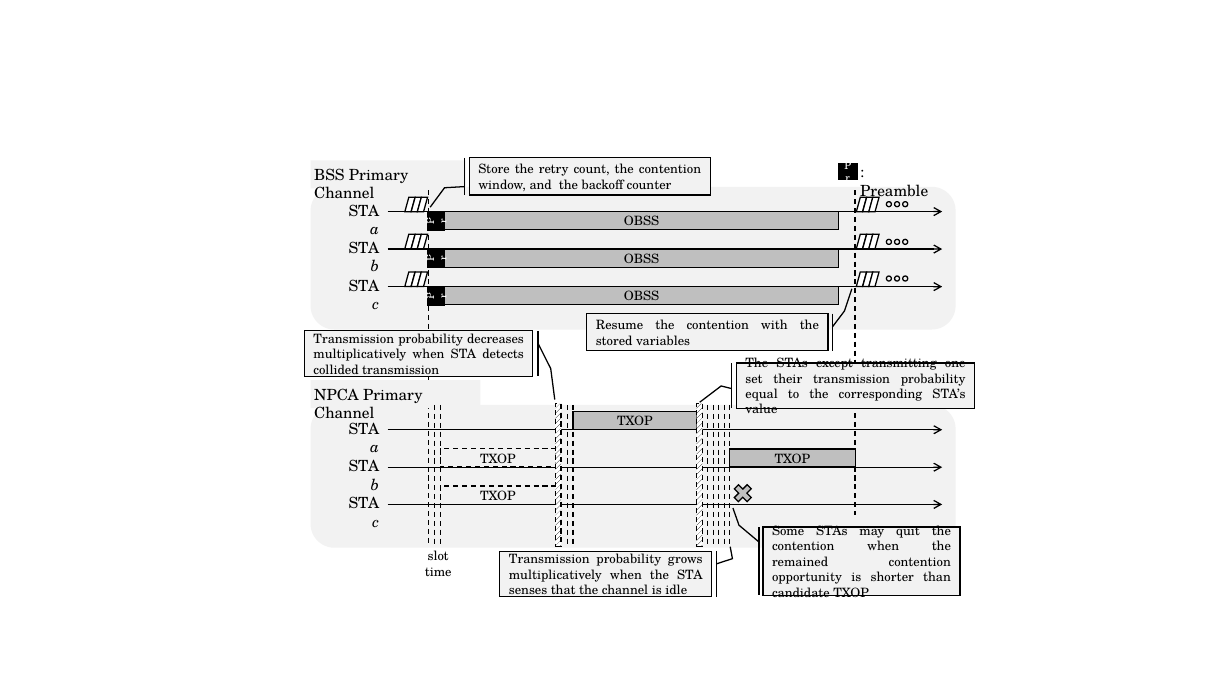
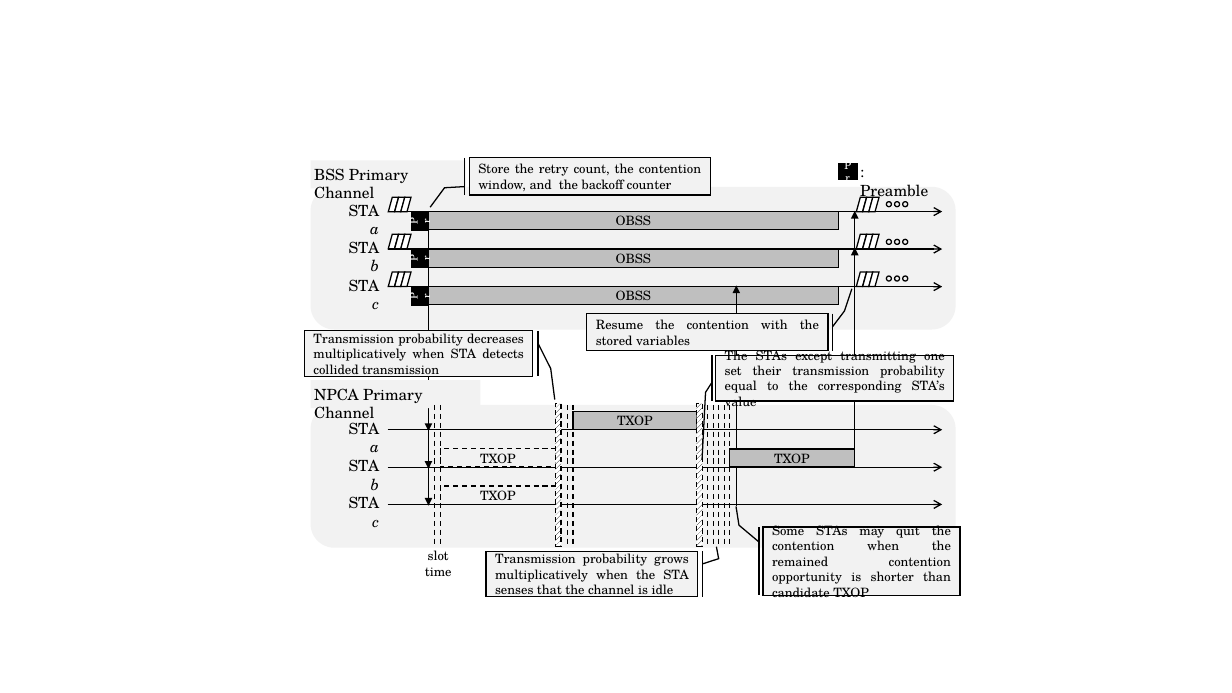
Before and after one commit to crazytb/pace, a slide deck: slide 3 of PACE.pptx. Drawn at 1232x693 pixels with LibreOffice and Linux fonts; fonts in the diff are those of the drawing. Boxes give left, top, right and bottom in pixels: in the first picture for what was removed or moved away, otherwise in the second. Text is boxed around its words. In the diff, an @@ line names an element or a change of style, - is before the commit and + after.

```diff
--- a/PACE.pptx
+++ b/PACE.pptx
@@ rectangle "OBSS" resized from (x1=445, y1=212, x2=839, y2=230) to (x1=428, y1=212, x2=838, y2=230) @@
@@ arrow added from (429, 211) to (429, 431), #000000 1 pt @@
@@ arrow added from (855, 431) to (855, 211), #000000 1 pt @@
@@ rectangle "OBSS" resized from (x1=445, y1=250, x2=839, y2=268) to (x1=428, y1=250, x2=838, y2=268) @@
@@ line moved from (429, 190) - (429, 545) to (429, 249) - (429, 469) @@
@@ line (429, 249) - (429, 469): line to arrow; stroke #000000 1 pt dashed to #000000 1 pt @@
@@ line moved from (855, 190) - (855, 515) to (855, 468) - (855, 248) @@
@@ line (855, 468) - (855, 248): line to arrow; stroke #000000 1 pt dashed to #000000 1 pt @@
@@ 3 parallelograms moved together from (x1=418, y1=198, x2=428, y2=287) to (x1=388, y1=198, x2=398, y2=287) @@
@@ 3 rectangles, 3 parallelograms, 1 accent border callout moved together from (x1=411, y1=198, x2=712, y2=597) to (x1=395, y1=198, x2=698, y2=597) @@
@@ 3 parallelograms moved together from (x1=405, y1=198, x2=415, y2=287) to (x1=401, y1=198, x2=411, y2=287) @@
@@ rectangle "OBSS" resized from (x1=445, y1=287, x2=839, y2=305) to (x1=428, y1=287, x2=838, y2=305) @@
@@ arrow added from (429, 286) to (429, 506), #000000 1 pt @@
@@ arrow added from (737, 506) to (737, 286), #000000 1 pt @@
@@ accent border callout "The STAs except transmitting one ..." moved from (x1=737, y1=363, x2=975, y2=409) to (x1=715, y1=356, x2=954, y2=401) @@
@@ accent border callout "The STAs except transmitting one ..." at (x1=715, y1=356, x2=954, y2=401): proportions changed @@
@@ cross removed at (x1=731, y1=481, x2=756, y2=506) @@
```
Also in this commit, not shown: 1 other slide changed, 5 other files.
